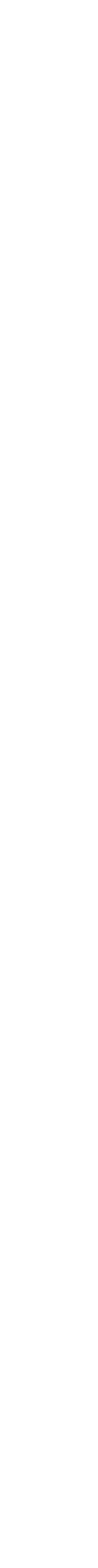
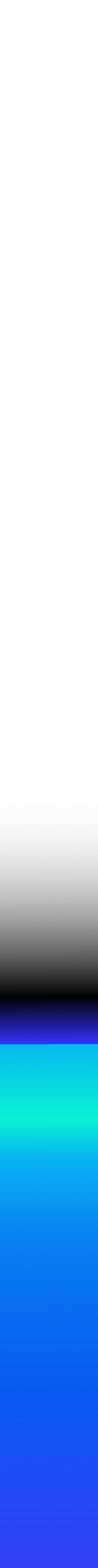
Layer changes from the first 98 × 1568 image to the second:
painted on "Background" over <box>0,808,98,1568</box>
